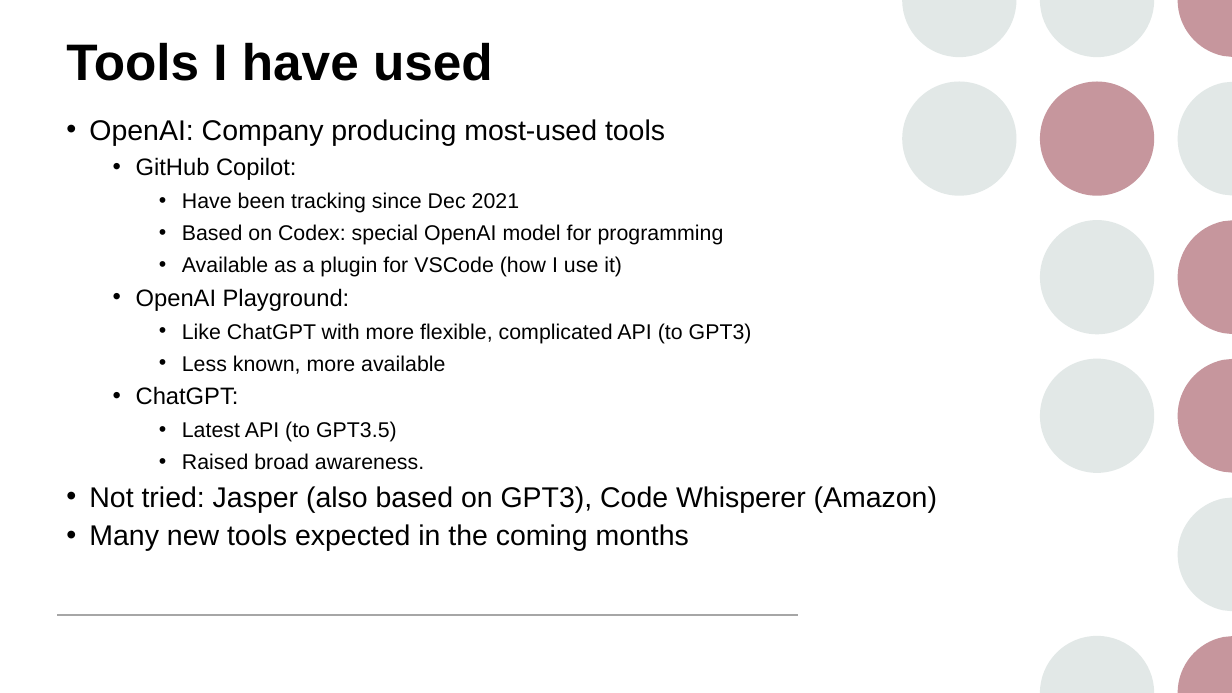
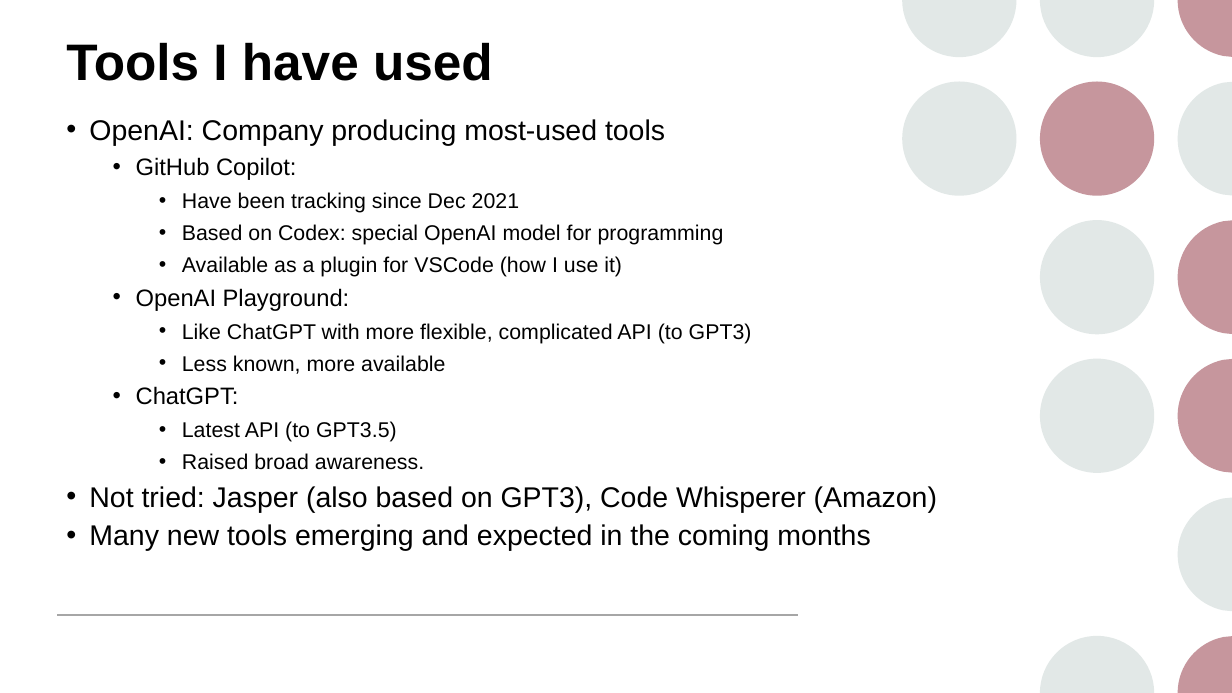
Before and after one commit to maherou/Teaching, a slide deck: slide 4 of files/CS373/GenerativeAITools/GenerativeAITools.pptx (slide 3 before the commit). Drawn at 1232x693 pixels with LibreOffice and Linux fonts; fonts in the diff are those of the drawing. Boxes give left, top, right and bottom in pixels: in the first picture for what was removed or moved away, otherwise in the second. Text is boxed around its words. In the diff, an @@ line names an element or a change of style, - is before the commit and + after.

```diff
--- a/files/CS373/GenerativeAITools/GenerativeAITools.pptx
+++ b/files/CS373/GenerativeAITools/GenerativeAITools.pptx
@@ text at (89, 524, 870, 551): text changed @@
-• Many new tools expected in the coming months
+• Many new tools emerging and expected in the coming months
```
Also in this commit, not shown: 3 other slides changed, 9 slides added, 6 other files.
